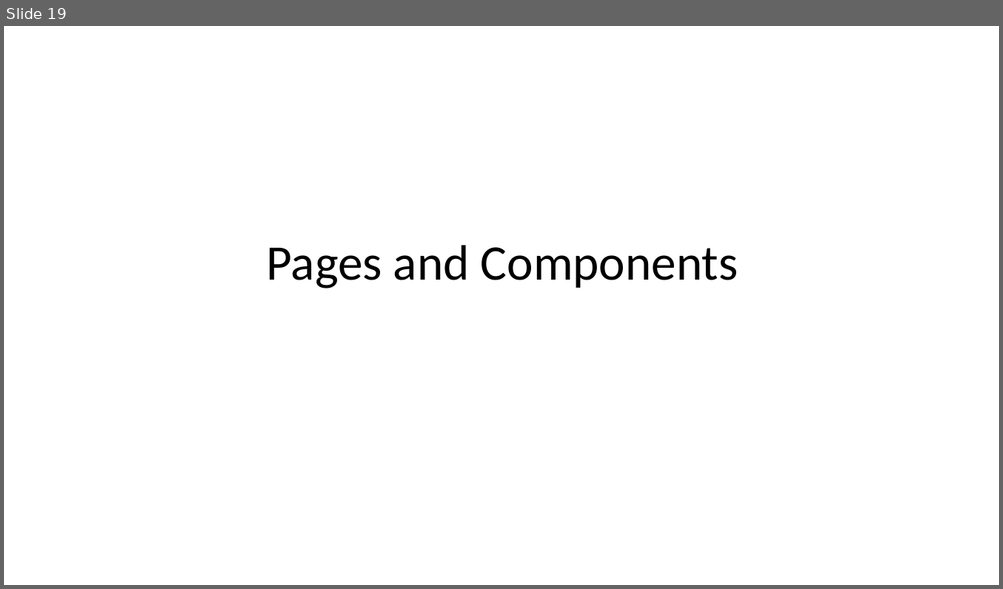
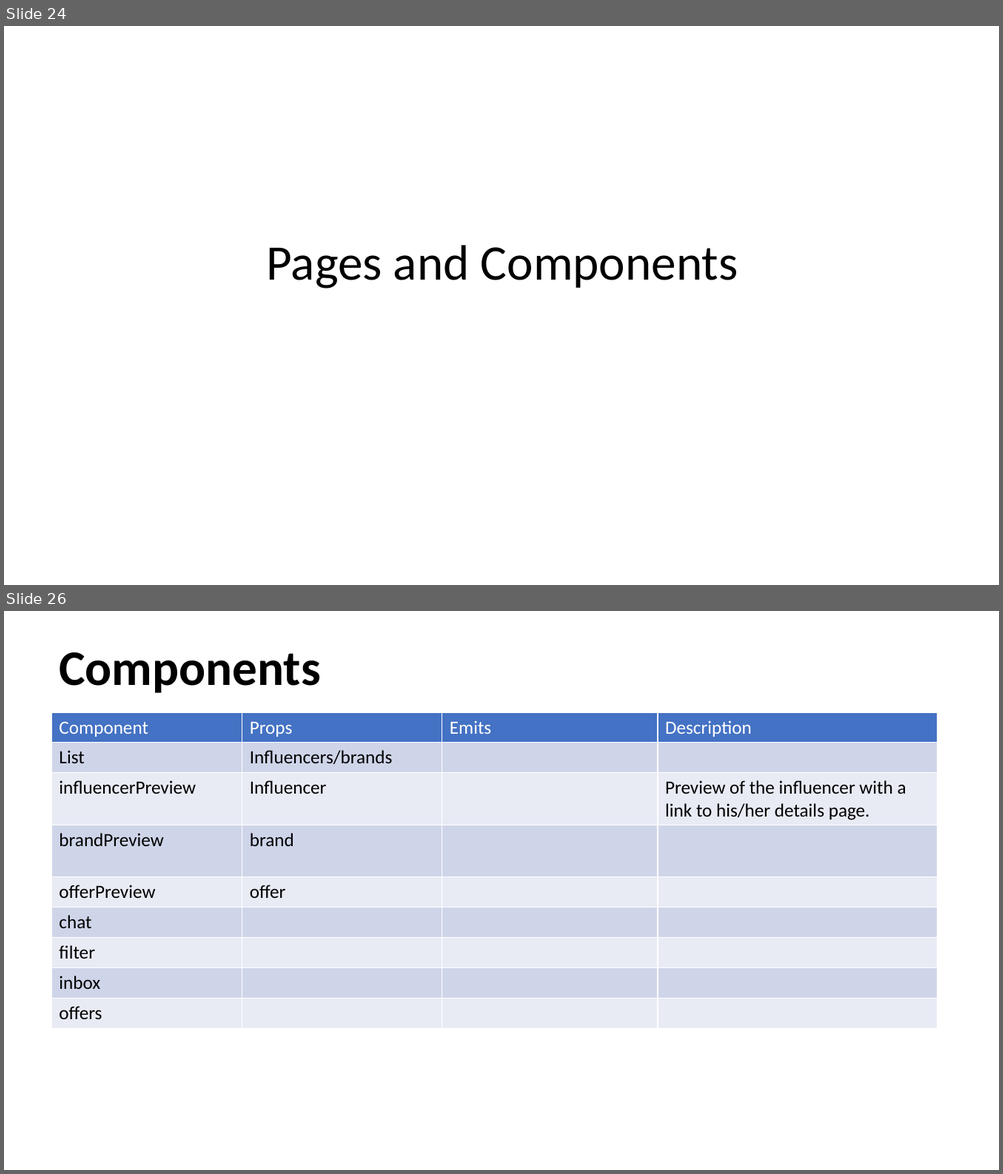
Before and after one commit to EmanuelBenHamo/Fiver-Final-Sprint, a slide deck: Product Definition Document Sample - Vybing - v1.5.pptx. Shown one above the other, each under a label of ours: slide 19 before the commit, slides 24 and 26 after it; the slides between them are not shown. The pictures are 1003x589 and 1003x1174 pixels, drawn with LibreOffice and Linux fonts; fonts in the diff are those of the drawing. Boxes give left, top, right and bottom in pixels: in the first picture for what was removed or moved away, otherwise in the second. Text is boxed around its words. In the diff, an @@ line names an element or a change of style, - is before the commit and + after.

```diff
--- a/Product Definition Document Sample - Vybing - v1.5.pptx
+++ b/Product Definition Document Sample - Vybing - v1.5.pptx
@@ slide 26 added at box(4, 611, 999, 1170), background #FFFFFF @@
@@ text added at box(59, 652, 321, 693), 48 pt, text #000000, bold @@
+Components
@@ table added at box(52, 712, 937, 1029), 9 rows, 4 columns @@
+Component | Props | Emits | Description
+List | Influencers/brands |  | 
+influencerPreview | Influencer |  | Preview of the influencer with a link to his/her details page.
+brandPreview | brand |  | 
+offerPreview | offer |  | 
+chat |  |  | 
+filter |  |  | 
+inbox |  |  | 
+offers |  |  | 
@@ what was slide 19 is now slide 24 @@
```
Also in this commit, not shown: 6 slides changed, 8 other slides added, 2 slides removed.
